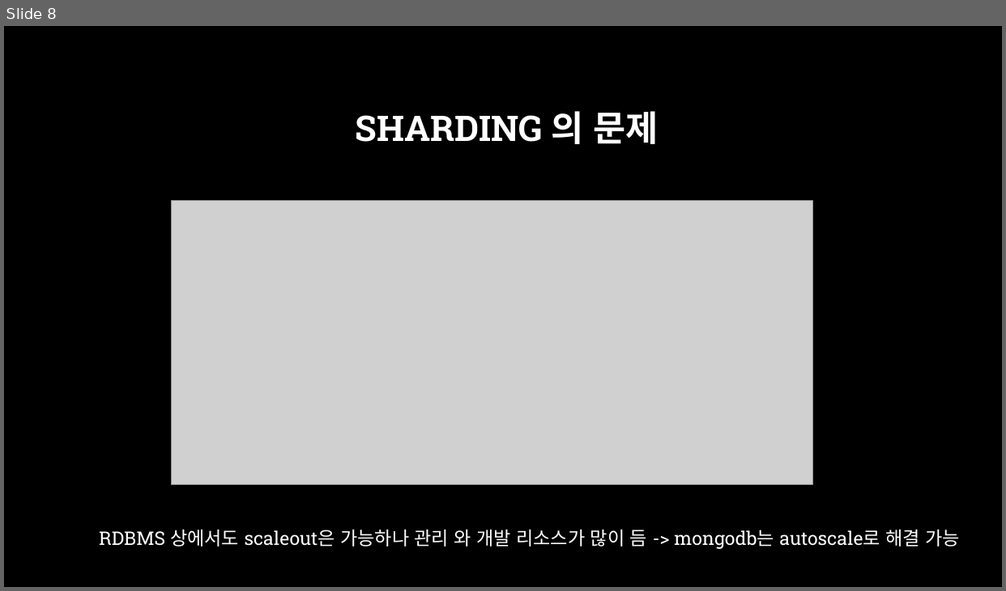
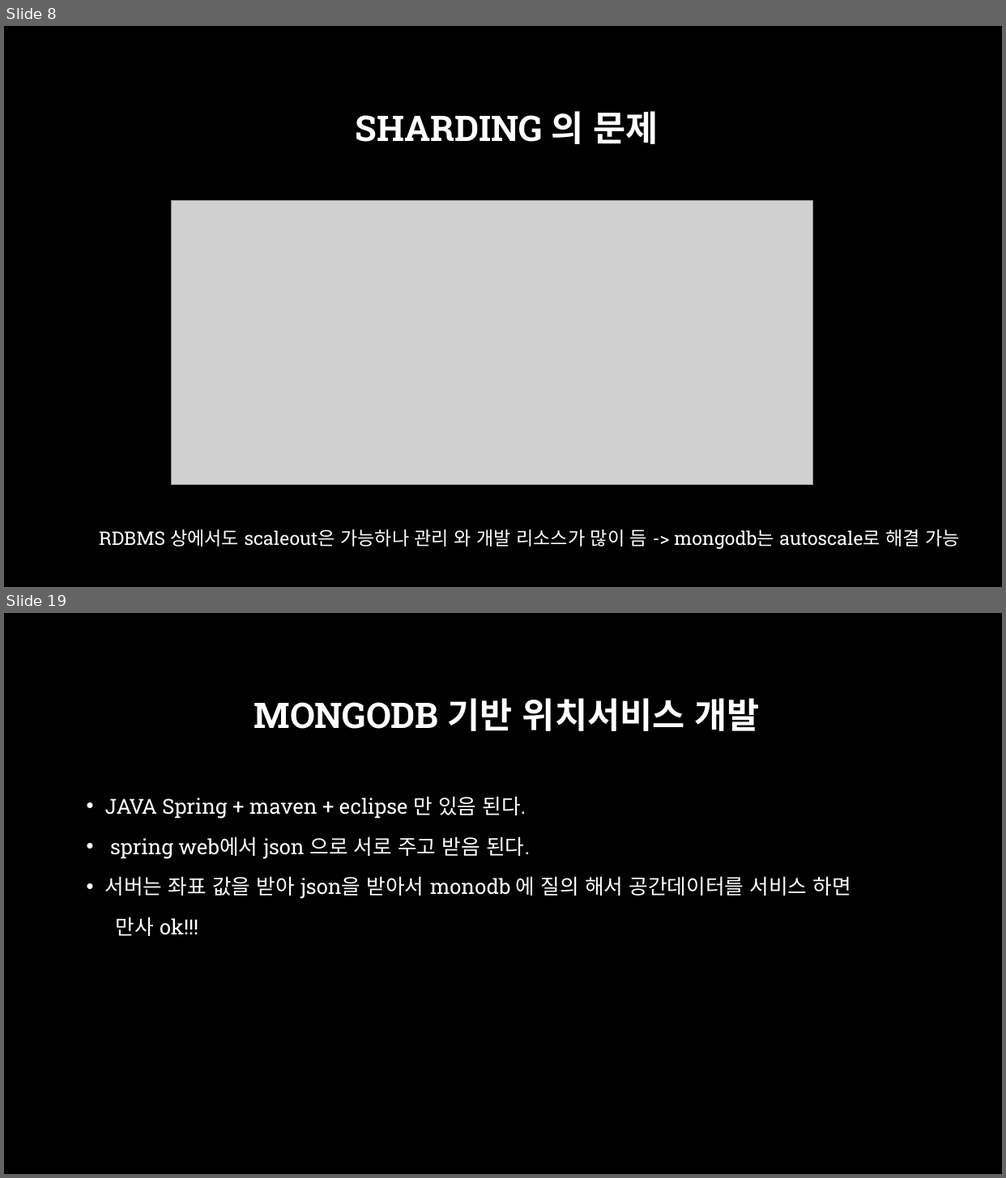
Before and after one commit to aliasgis/OSGEO, a slide deck: Mongodb 와 공간정보.pptx. Shown one above the other, each under a label of ours: slide 8 before the commit, slides 8 and 19 after it; the slides between them are not shown. The pictures are 1006x591 and 1006x1178 pixels, drawn with LibreOffice and Linux fonts; fonts in the diff are those of the drawing; grey boxes stand for pictures; background and template pictures are left out. Boxes give left, top, right and bottom in pixels: in the first picture for what was removed or moved away, otherwise in the second. Text is boxed around its words. In the diff, an @@ line names an element or a change of style, - is before the commit and + after.

```diff
--- a/Mongodb 와 공간정보.pptx
+++ b/Mongodb 와 공간정보.pptx
@@ slide 19 added at [4, 613, 1002, 1174], background picture (left out) @@
@@ title added at [254, 698, 760, 731], 34 pt, text #FFFFFF, bold @@
+MONGODB 기반 위치서비스 개발
@@ text added at [105, 796, 851, 936], 20 pt, text #FFFFFF @@
+• JAVA Spring + maven + eclipse 만 있음 된다.
+• spring web에서 json 으로 서로 주고 받음 된다.
+• 서버는 좌표 값을 받아 json을 받아서 monodb 에 질의 해서 공간데이터를 서비스 하면
+만사 ok!!!
```
Also in this commit, not shown: 2 slides changed, 10 other slides added.
